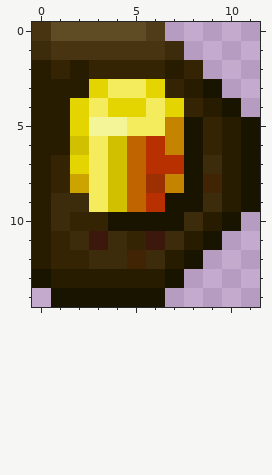
Pixel-art sprite -- menufx/gui2-32/message_32/rpanel_msg_payday_std.png. Above is the file before it was changed.
The file is 12x15 pixels. Colours within 5 levels of each other are drawn and written as one.
After the commit:
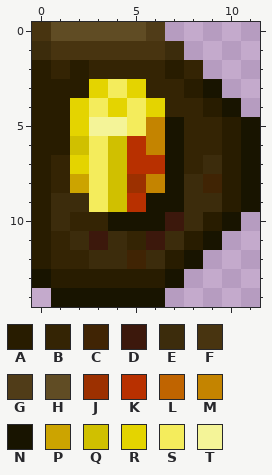
Palette (. is transparent): A #281c00  B #342404  C #402404  D #3c180c  E #3c2c0c  F #483410  G #503c18  H #604c24  J #9c3000  K #b83000  L #c06400  M #c48400  N #181400  P #cca400  Q #d0c000  R #e4d400  S #f4ec5c  T #f4f498
Message: slight tweak to payday message icon
Changes in this commit:
The edit turns colour N into colour B in rows 5 to 7 at x 8.
The edit turns colour R into colour B in row 3 at x 6; in row 4 at x 7.
The edit turns colour N into colour D in row 10 at x 7.
The edit turns colour N into colour E in rows 8 to 9 at x 8.
The edit turns colour L into colour J in row 8 at x 5.
The edit turns colour L into colour K in rows 6 to 7 at x 5; in row 9 at x 5.
The edit turns colour J into colour M in row 8 at x 6.
The edit turns colour K into colour M in row 6 at x 6.
The edit turns colour S into colour M in row 5 at x 6.
The edit turns colour K into colour N in row 7 at x 7; in row 9 at x 6.
The edit turns colour M into colour N in rows 5 to 6 at x 7; in row 8 at x 7.
The edit turns colour S into colour R in row 3 at x 5; in row 4 at x 6.
The edit turns colour R into colour S in row 4 at x 5.
Pixel boxes of the changes (left, top, right, bottom) in both pictures:
changed: (127, 79, 203, 231)
